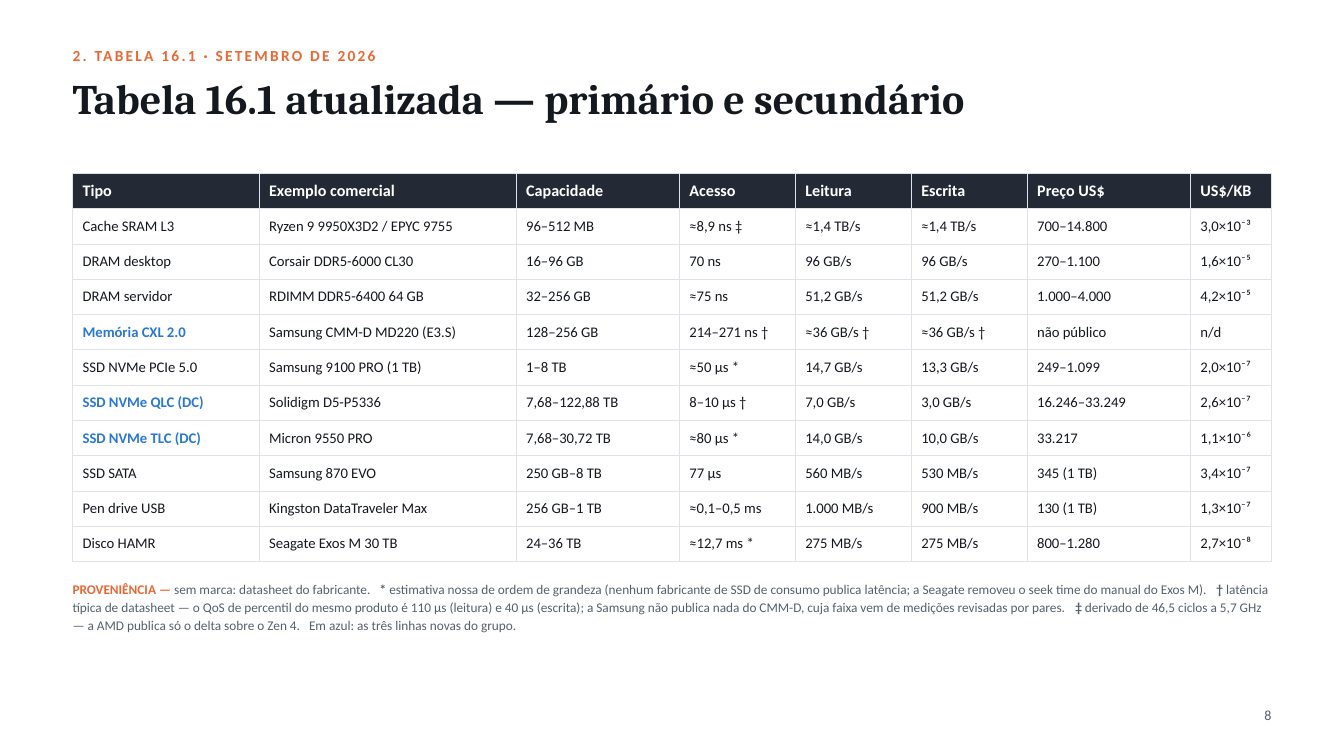
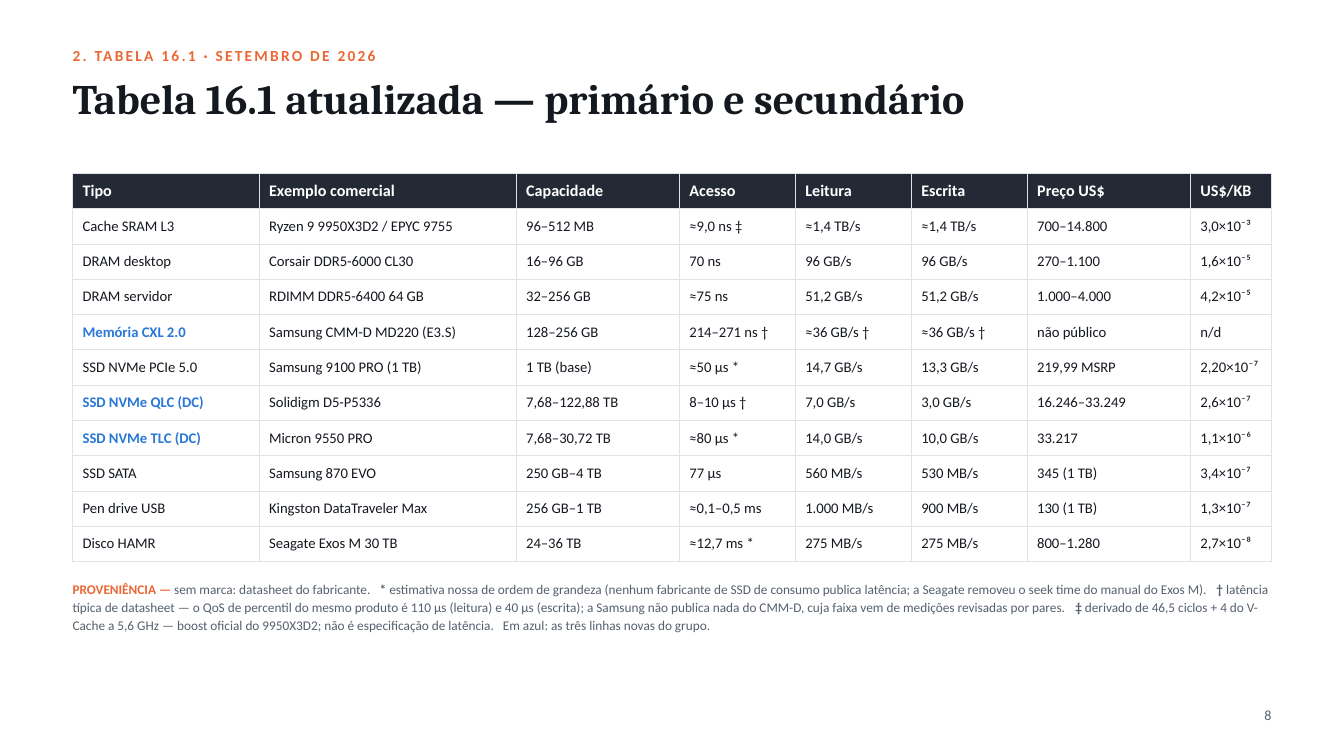
Before and after one commit to guilherme-hu/Trabalho-CBD, a slide deck: slide 9 of Storage e Interfaces/Slides_Armazenamento_SBD.pptx. Drawn at 1344x756 pixels with LibreOffice and Linux fonts; fonts in the diff are those of the drawing. Boxes give left, top, right and bottom in pixels: in the first picture for what was removed or moved away, otherwise in the second. Text is boxed around its words. In the diff, an @@ line names an element or a change of style, - is before the commit and + after.

```diff
--- a/Storage e Interfaces/Slides_Armazenamento_SBD.pptx
+++ b/Storage e Interfaces/Slides_Armazenamento_SBD.pptx
@@ table at (73, 173, 1271, 555) @@
-row 2, column 4: ≈8,9 ns ‡
+row 2, column 4: ≈9,0 ns ‡
-row 6: SSD NVMe PCIe 5.0 | Samsung 9100 PRO (1 TB) | 1–8 TB | ≈50 µs * | 14,7 GB/s | 13,3 GB/s | 249–1.099 | 2,0×10⁻⁷
+row 6: SSD NVMe PCIe 5.0 | Samsung 9100 PRO (1 TB) | 1 TB (base) | ≈50 µs * | 14,7 GB/s | 13,3 GB/s | 219,99 MSRP | 2,20×10⁻⁷
-row 9, column 3: 250 GB–8 TB
+row 9, column 3: 250 GB–4 TB
@@ text at (73, 583, 1268, 633): text changed @@
-PROVENIÊNCIA — sem marca: datasheet do fabricante. * estimativa nossa de ordem de grandeza (nenhum fabricante de SSD de consumo publica latência; a Seagate removeu o seek time do manual do Exos M). † latência típica de datasheet — o QoS de percentil do mesmo produto é 110 µs (leitura) e 40 µs (escrita); a Samsung não publica nada do CMM-D, cuja faixa vem de medições revisadas por pares. ‡ derivado de 46,5 ciclos a 5,7 GHz — a AMD publica só o delta sobre o Zen 4. Em azul: as três linhas novas do grupo.
+PROVENIÊNCIA — sem marca: datasheet do fabricante. * estimativa nossa de ordem de grandeza (nenhum fabricante de SSD de consumo publica latência; a Seagate removeu o seek time do manual do Exos M). † latência típica de datasheet — o QoS de percentil do mesmo produto é 110 µs (leitura) e 40 µs (escrita); a Samsung não publica nada do CMM-D, cuja faixa vem de medições revisadas por pares. ‡ derivado de 46,5 ciclos + 4 do V-Cache a 5,6 GHz — boost oficial do 9950X3D2; não é especificação de latência. Em azul: as três linhas novas do grupo.
```
Also in this commit, not shown: 10 other slides changed, 28 other files.
